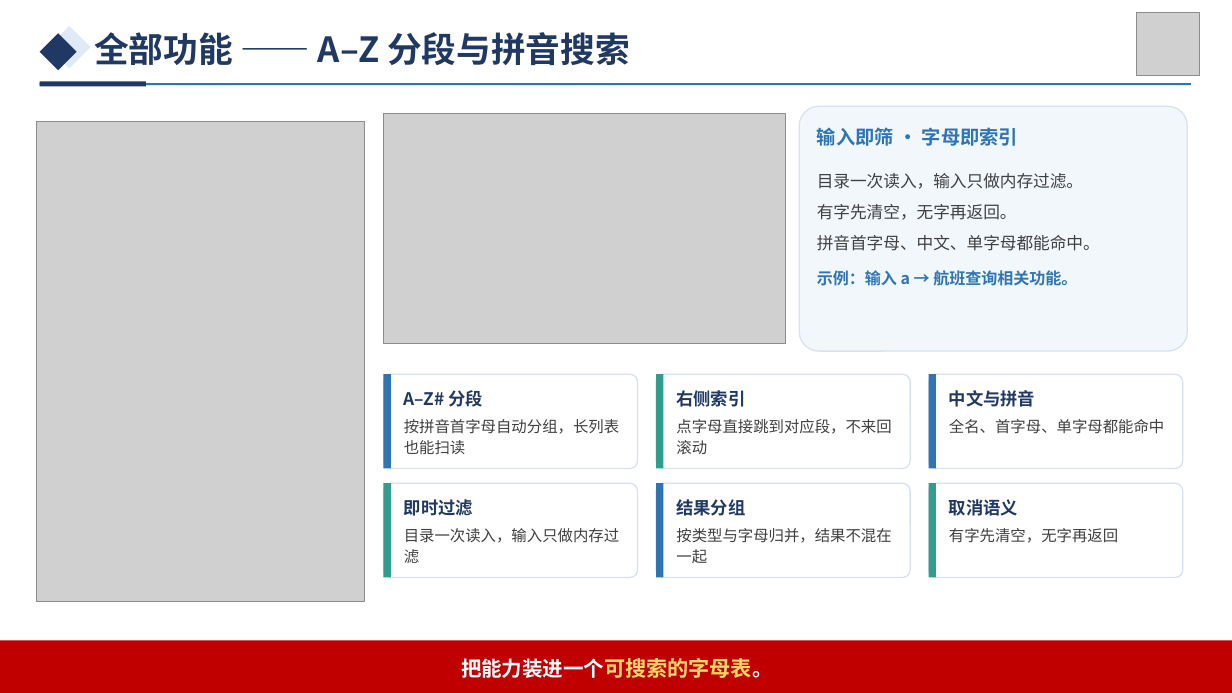
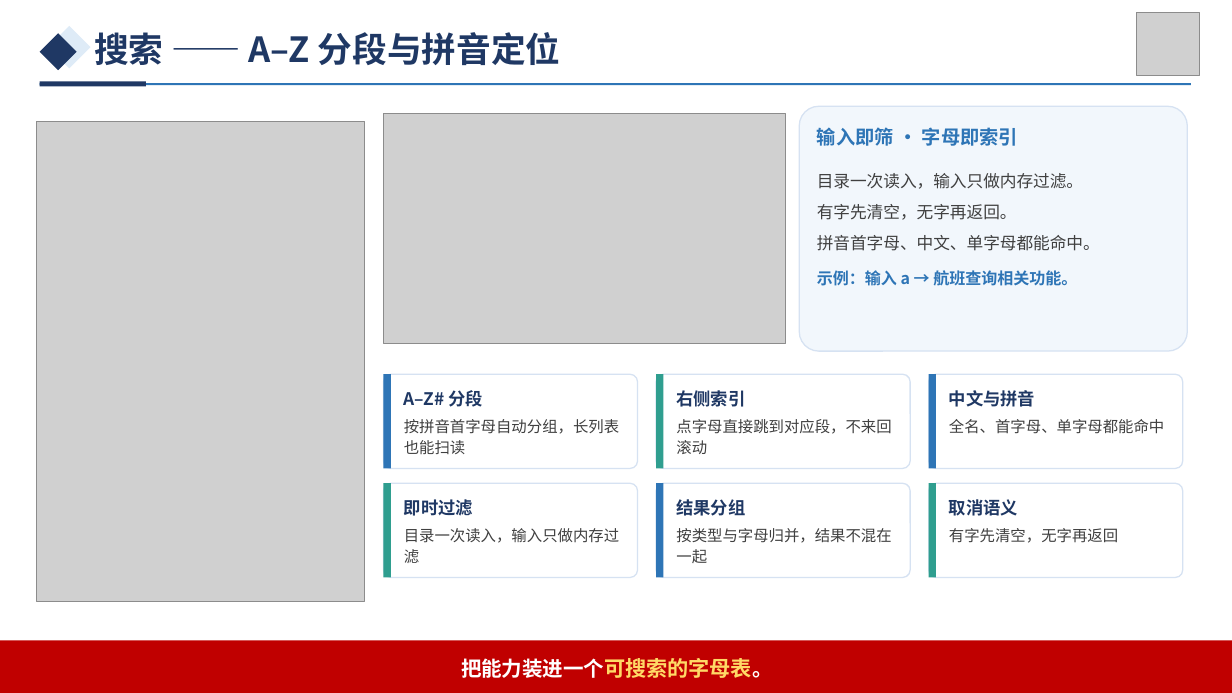
Before and after one commit to growvv/stargate, a slide deck: slide 5 of submission/StarGate_答辩PPT.pptx. Drawn at 1232x693 pixels with LibreOffice and Linux fonts; fonts in the diff are those of the drawing; grey boxes stand for pictures. Boxes give left, top, right and bottom in pixels: in the first picture for what was removed or moved away, otherwise in the second. Text is boxed around its words. In the diff, an @@ line names an element or a change of style, - is before the commit and + after.

```diff
--- a/submission/StarGate_答辩PPT.pptx
+++ b/submission/StarGate_答辩PPT.pptx
@@ text at (x1=94, y1=32, x2=561, y2=65): text changed @@
-全部功能 —— A–Z 分段与拼音搜索
+搜索 —— A–Z 分段与拼音定位
```
Also in this commit, not shown: 9 other slides changed, 1 slide added, 2 slides removed, 51 other files.
